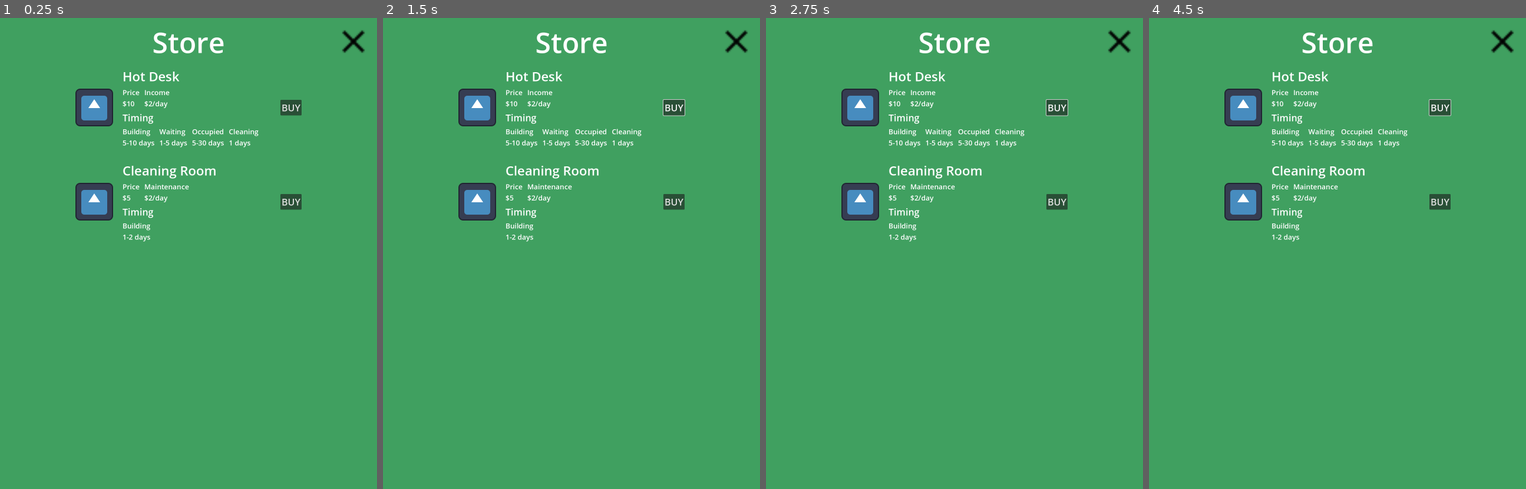
Above: before the commit, frames 1-4 (left to right).
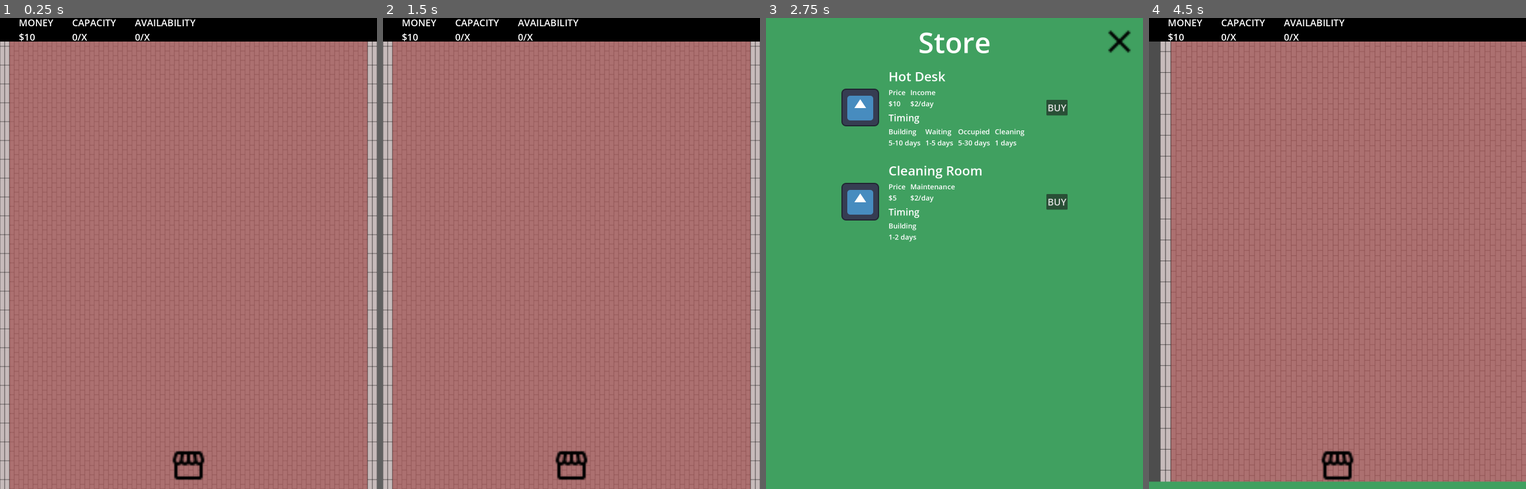
Above: after the commit, the same moments.

Repository: niels-hb/officie-godot
Game: Godot game, scene res://scenes/offices/basic_office_1/basic_office_1.tscn
Same seed, same stepped clock (60 frames per second), same inputs: the game is played once before the commit and once after it. The engine's default icon, where the game draws it, is replaced by a stand-in: a white triangle on a blue panel in a dark square.
Inputs (mouse positions are in pixels of both pictures, inside the frame that each line leads up to):
- Up to frame 1 (0.25 s): no input
- Up to frame 2 (1.5 s): click (673, 107) at 0.5 s, where only the run before the commit has a clickable "BUY"; click (571, 465) at 1.27 s
- Up to frame 3 (2.75 s): move the mouse to (1037, 229) at 2.02 s; hold . (multi_swipe_down_right) from 2.03 s (still down); hold Middle mouse button (multi_touch) from 2.03 s (still down); click (1037, 229) at 2.17 s
- Up to frame 4 (4.5 s): release . (multi_swipe_down_right) at 2.75 s; release Middle mouse button (multi_touch) at 2.75 s; tap Enter at 2.75 s; drag from (1262, 277) to (1318, 347) at 2.77 s; move the mouse to (1375, 149) at 3.52 s; hold . (multi_swipe_down_right) 3.53-4.25 s; hold Mouse wheel up (pinch_outward) 3.53-4.25 s; tap Space at 4.25 s; drag from (1318, 347) to (1224, 182) at 4.27 s

The runs differ from the first frame. In frame 1, 100% of the frame differs, in the area x 0-100%, y 0-100%; in frame 2, 100%; in frame 3, less than 0.1%; in frame 4, 98%.
Error before the commit: Parse Error: Could not find type "Room" in the current scope. (res://scenes/offices/base_office/base_office.gd:22)

Commit message:
Added updated bottom bars and animations to BaseOffice

Diff:
--- a/scenes/offices/base_office/base_office.gd
+++ b/scenes/offices/base_office/base_office.gd
@@ -3,6 +3,10 @@
 
 @onready var camera: GestureControlledCamera2D = $Camera
 @onready var tile_map: TileMap = $Grid/TileMap
+@onready var animation_player: AnimationPlayer = $AnimationPlayer
+@onready var room_selector: RoomSelector = $RoomSelector
+@onready var bottom_bar: BottomBar = $BottomBar
+@onready var room_placement_controls: RoomPlacementControls = $RoomPlacementControls
 
 const TILEMAP_FLOOR_LAYER: int = 0
 const TILEMAP_WALL_LAYER: int = 1
@@ -13,21 +17,69 @@
 
 @onready var rooms: Node2D = $Grid/Rooms
 
+var selected_room: BaseRoom
+
 
 func _ready() -> void:
 	if draw_debug_cells:
 		_create_debug_cells()
 
 
-func _on_room_selector_room_selected(room: Room) -> void:
-	if GameInformation.money < room.price:
+func _on_room_selector_room_selected(room_scene: PackedScene) -> void:
+	await _close_room_selector()
+	await _show_room_placement_controls()
+
+	selected_room = room_scene.instantiate()
+	selected_room.office = self
+	selected_room.position = Vector2i(10, 20) * GameInformation.GRID_SIZE
+	var _connect_result: int = selected_room.drag_state_changed.connect(_on_drag_state_changed)
+
+	$Grid/Rooms.add_child(selected_room)
+
+
+func _open_room_selector() -> void:
+	room_selector.visible = true
+	animation_player.play("slide_in_room_selector")
+
+
+func _close_room_selector() -> void:
+	animation_player.play_backwards("slide_in_room_selector")
+	await animation_player.animation_finished
+	room_selector.visible = false
+
+
+func _show_room_placement_controls() -> void:
+	animation_player.play_backwards("slide_in_bottom_bar")
+	await animation_player.animation_finished
+	bottom_bar.visible = false
+
+	room_placement_controls.visible = true
+	animation_player.play("slide_in_room_placement_controls")
+
+
+func _hide_room_placement_controls() -> void:
+	animation_player.play_backwards("slide_in_room_placement_controls")
+	await animation_player.animation_finished
+	room_placement_controls.visible = false
+
+	bottom_bar.visible = true
+	animation_player.play("slide_in_bottom_bar")
+
+
+func _on_room_placement_controls_confirm() -> void:
+	if !validate_room_position(selected_room) or GameInformation.money < selected_room.price:
 		return
 
-	var base_room: BaseRoom = (room.scene.instantiate() as BaseRoom).init(self, room)
-	base_room.position = Vector2i(10, 20) * GameInformation.GRID_SIZE
-	var _connect_result: int = base_room.drag_state_changed.connect(_on_drag_state_changed)
+	selected_room.state_machine.transition_to("Building")
+	GameInformation.money -= selected_room.price
+	_hide_room_placement_controls()
 
-	$Grid/Rooms.add_child(base_room)
+
+func _on_room_placement_controls_cancel() -> void:
+	$Grid/Rooms.remove_child(selected_room)
+	selected_room = null
+
+	_hide_room_placement_controls()
 
 
 func _on_drag_state_changed(dragging: bool) -> void:
--- a/scenes/offices/base_office/base_office.tscn
+++ b/scenes/offices/base_office/base_office.tscn
@@ -1,16 +1,46 @@
-[gd_scene load_steps=5 format=3 uid="uid://3c35bn7ceae0"]
+[gd_scene load_steps=11 format=3 uid="uid://3c35bn7ceae0"]
 
 [ext_resource type="Script" path="res://scenes/offices/base_office/base_office.gd" id="1_6wtcs"]
 [ext_resource type="PackedScene" uid="uid://d3qvm01a0kv4s" path="res://ui/main/main.tscn" id="1_mw244"]
 [ext_resource type="PackedScene" uid="uid://dx07byahb26c6" path="res://ui/room_selector/room_selector.tscn" id="2_15blh"]
+[ext_resource type="PackedScene" uid="uid://bmwiyhj7h4j58" path="res://ui/bottom_bar/bottom_bar.tscn" id="4_im82i"]
 [ext_resource type="PackedScene" path="res://addons/GestureControlledCamera2D/GCC2D.tscn" id="4_vitfb"]
+[ext_resource type="Animation" uid="uid://chvbroraoom63" path="res://scenes/offices/base_office/animations/slide_in_bottom_bar.res" id="6_8wnx4"]
+[ext_resource type="PackedScene" uid="uid://fp4rcctjv6hb" path="res://ui/room_placement_controls/room_placement_controls.tscn" id="6_eml6e"]
+[ext_resource type="Animation" uid="uid://kbdtsb22umxc" path="res://scenes/offices/base_office/animations/slide_in_room_placement_controls.res" id="7_g6sm5"]
+[ext_resource type="Animation" uid="uid://duwf227jddxl" path="res://scenes/offices/base_office/animations/slide_in_room_selector.res" id="8_tsfym"]
+
+[sub_resource type="AnimationLibrary" id="AnimationLibrary_mtat1"]
+_data = {
+"slide_in_bottom_bar": ExtResource("6_8wnx4"),
+"slide_in_room_placement_controls": ExtResource("7_g6sm5"),
+"slide_in_room_selector": ExtResource("8_tsfym")
+}
 
 [node name="BaseOffice" type="Node2D"]
 script = ExtResource("1_6wtcs")
 
+[node name="AnimationPlayer" type="AnimationPlayer" parent="."]
+libraries = {
+"": SubResource("AnimationLibrary_mtat1")
+}
+autoplay = "slide_in_bottom_bar"
+
 [node name="Main" parent="." instance=ExtResource("1_mw244")]
 
+[node name="BottomBar" parent="." instance=ExtResource("4_im82i")]
+offset = Vector2(2.08165e-12, 200)
+transform = Transform2D(1, 0, 0, 1, 2.08165e-12, 200)
+
+[node name="RoomPlacementControls" parent="." instance=ExtResource("6_eml6e")]
+visible = false
+offset = Vector2(2.08165e-12, 200)
+transform = Transform2D(1, 0, 0, 1, 2.08165e-12, 200)
+
 [node name="RoomSelector" parent="." instance=ExtResource("2_15blh")]
+visible = false
+offset = Vector2(2.08165e-12, 2250)
+transform = Transform2D(1, 0, 0, 1, 2.08165e-12, 2250)
 
 [node name="Grid" type="Node2D" parent="."]
 
@@ -27,4 +57,8 @@
 MAX_ZOOM = 1.5
 MIN_ZOOM = 0.75
 
+[connection signal="store_selected" from="BottomBar" to="." method="_open_room_selector"]
+[connection signal="cancel" from="RoomPlacementControls" to="." method="_on_room_placement_controls_cancel"]
+[connection signal="confirm" from="RoomPlacementControls" to="." method="_on_room_placement_controls_confirm"]
+[connection signal="closed" from="RoomSelector" to="." method="_close_room_selector"]
 [connection signal="room_selected" from="RoomSelector" to="." method="_on_room_selector_room_selected"]
--- a/scenes/offices/basic_office_1/basic_office_1.tscn
+++ b/scenes/offices/basic_office_1/basic_office_1.tscn
@@ -5,6 +5,10 @@
 
 [node name="BasicOffice1" instance=ExtResource("1_vaebx")]
 
+[node name="RoomSelector" parent="." index="4"]
+offset = Vector2(2.08165e-12, 2250)
+transform = Transform2D(1, 0, 0, 1, 2.08165e-12, 2250)
+
 [node name="TileMap" parent="Grid" index="0"]
 tile_set = ExtResource("2_7sbss")
 layer_0/tile_data = PackedInt32Array(131072, 0, 0, 196608, 0, 0, 262144, 0, 0, 327680, 0, 0, 393216, 0, 0, 458752, 0, 0 …(9837 unchanged characters)…
